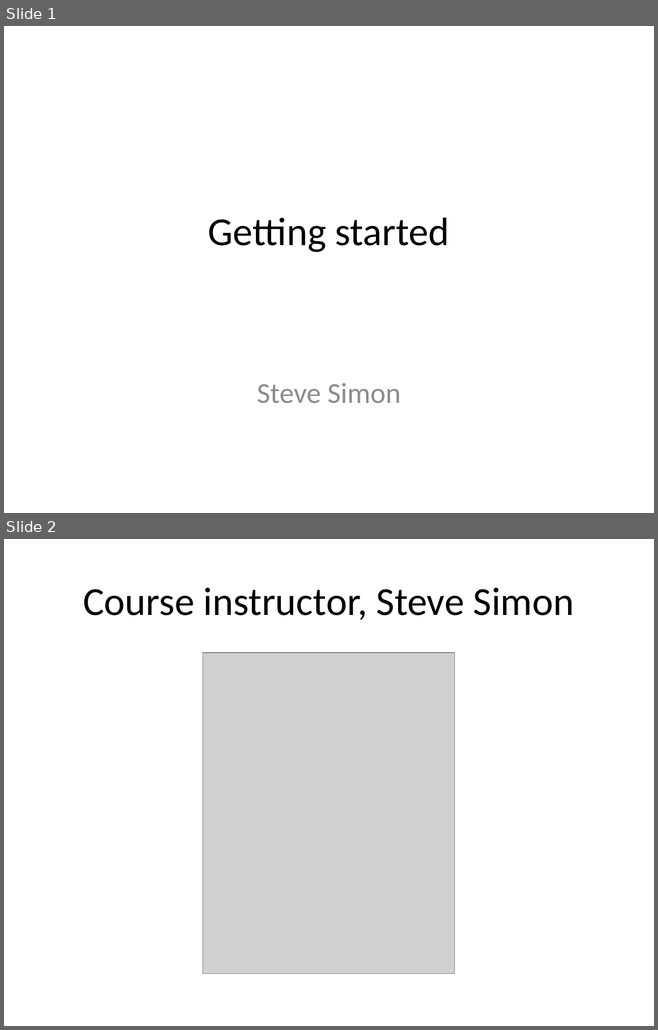
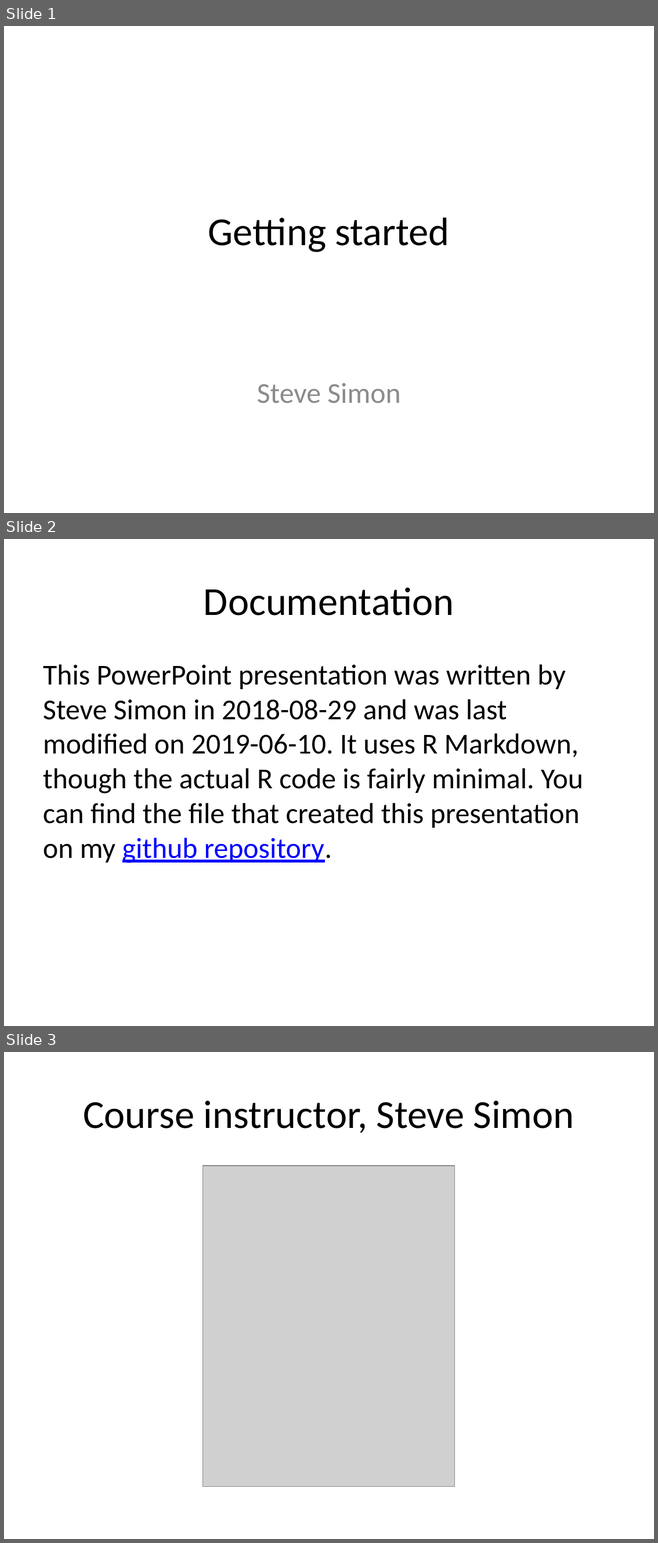
Before and after one commit to pmean/introduction-to-SAS, a slide deck: part0/src/getting-started.pptx. Shown one above the other, each under a label of ours: slides 1 and 2 before the commit, slides 1, 2 and 3 after it. The pictures are 658x1030 and 658x1543 pixels, drawn with LibreOffice and Linux fonts; fonts in the diff are those of the drawing; grey boxes stand for pictures. Boxes give left, top, right and bottom in pixels: in the first picture for what was removed or moved away, otherwise in the second. Text is boxed around its words. In the diff, an @@ line names an element or a change of style, - is before the commit and + after.

```diff
--- a/part0/src/getting-started.pptx
+++ b/part0/src/getting-started.pptx
@@ slide 2 added at (x1=4, y1=539, x2=654, y2=1026), background #FFFFFF @@
@@ title added at (x1=204, y1=587, x2=453, y2=616), 44 pt, text #000000 @@
+Documentation
@@ text added at (x1=43, y1=664, x2=583, y2=863), 32 pt, text #000000 @@
+This PowerPoint presentation was written by Steve Simon in 2018-08-29 and was last modified on 2019-06-10. It uses R Markdown, though the actual R code is fairly minimal. You can find the file that created this presentation on my github repository.
@@ what was slide 2 is now slide 3 @@
```
Also in this commit, not shown: 3 slides changed, 22 other slides added, 16 slides removed, 3 other files.
